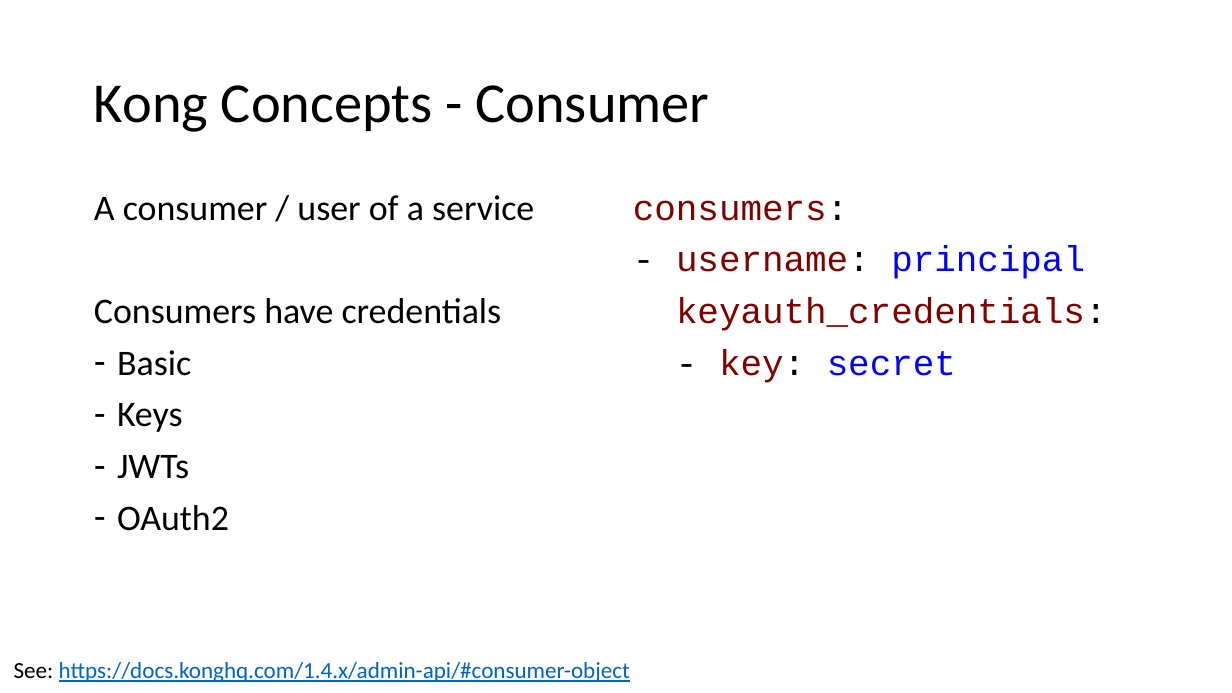
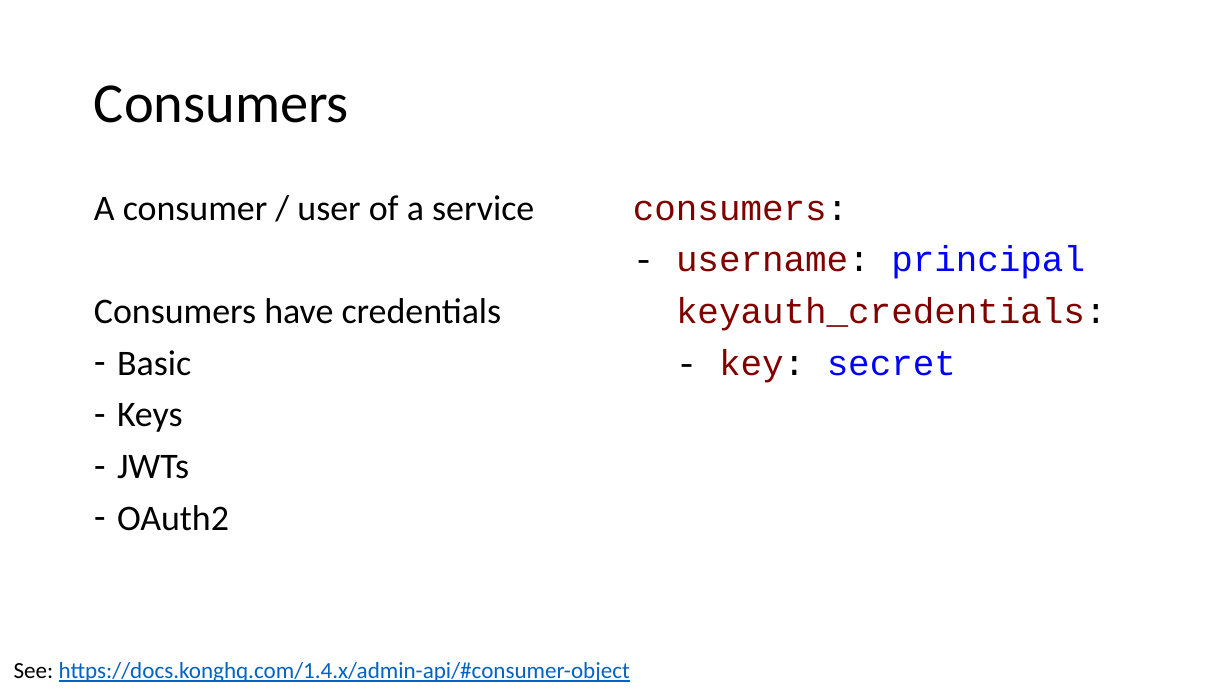
Before and after one commit to danielwagn3r/apimgmt-workshop, a slide deck: slide 23 of API Gateway.pptx. Drawn at 1232x693 pixels with LibreOffice and Linux fonts; fonts in the diff are those of the drawing. Boxes give left, top, right and bottom in pixels: in the first picture for what was removed or moved away, otherwise in the second. Text is boxed around its words. In the diff, an @@ line names an element or a change of style, - is before the commit and + after.

```diff
--- a/API Gateway.pptx
+++ b/API Gateway.pptx
@@ title at [94,85,349,123]: text changed @@
-Kong Concepts - Consumer
+Consumers
```
Also in this commit, not shown: 5 other slides changed, 1 slide added, 1 slide removed.
